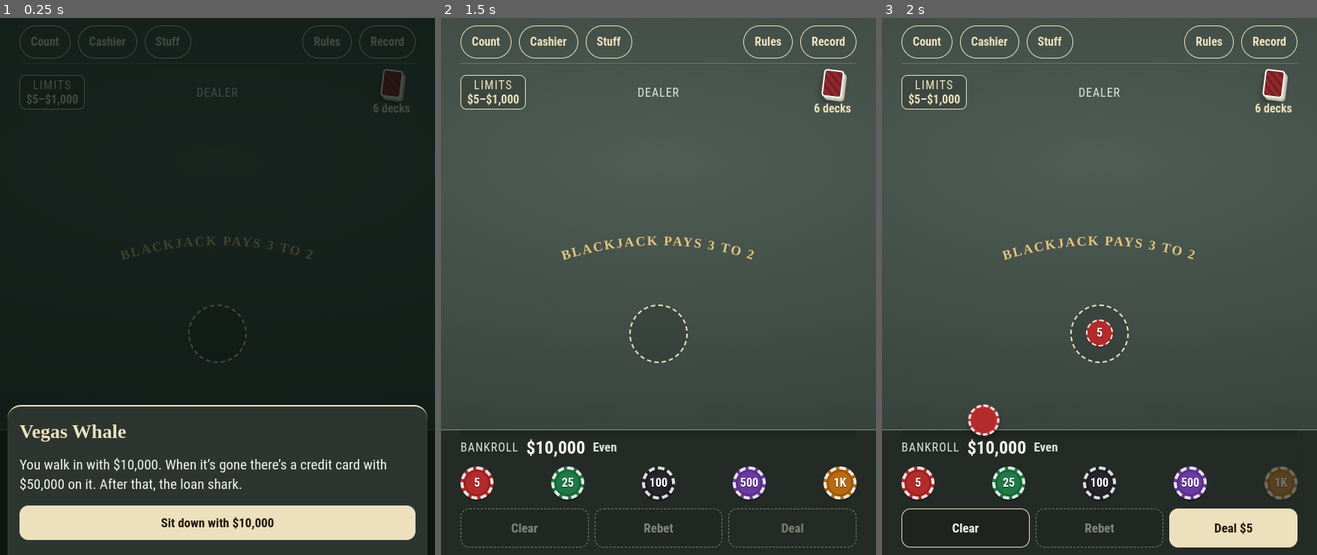
Above: before the commit, frames 1-3 (left to right).
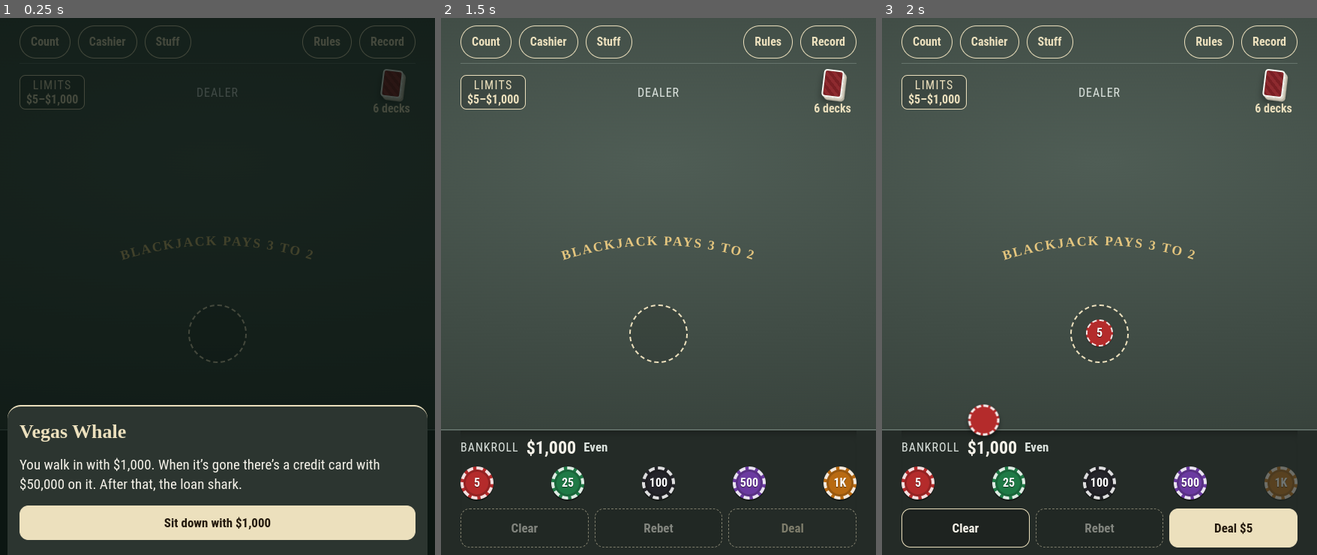
Above: after the commit, the same moments.

Repository: ahnnyc/Blackjack-
Game: browser game, page index.html
Same seed, same stepped clock (60 frames per second), same inputs: the game is played once before the commit and once after it.
Inputs (mouse positions are in pixels of both pictures, inside the frame that each line leads up to):
- Up to frame 1 (0.25 s): no input
- Up to frame 2 (1.5 s): click (658, 248) at 0.27 s; click (658, 254) at 1.07 s; click "Sit down with $10,000" (after the commit: "Sit down with $1,000") at 1.27 s
- Up to frame 3 (2 s): click (1051, 243) at 1.67 s; click "5" at 1.87 s

The runs differ from the first frame. In frame 1, 0.8% of the frame differs, in the area x 29-89%, y 82-96%; in frame 2, 0.2%; in frame 3, 0.2%.

Commit message:
Start with $1,000 instead of $10,000; table openings cut to match
New games start with $1,000. The amounts that open each table are a tenth of
what they were: 4 decks at $1,250 in chips or $150 bet, 2 decks at $7,500 or
$5,000 bet, 1 deck at $100,000 or $200,000 bet. Table betting limits, the
credit card and the loan shark are unchanged.

Co-Authored-By: Claude Opus 5.5 <noreply@anthropic.com>
Claude-Session: https://claude.ai/code/session_01Ni3H8SV282AXbcyQkGx1DY

Diff:
--- a/index.html
+++ b/index.html
@@ -426,7 +426,7 @@
     <div class="phead"><h2 id="deadH">Game over</h2></div>
     <div class="fence-art" aria-hidden="true">🦈</div>
     <p class="fence-say" id="deadText"></p>
-    <button class="btn primary" type="button" id="deadStart">Start over with $10,000</button>
+    <button class="btn primary" type="button" id="deadStart">Start over with $1,000</button>
   </div>
 </div>
 
@@ -444,7 +444,7 @@
   <div class="panel" role="dialog" aria-modal="true" aria-labelledby="bankH">
     <div class="phead"><h2 id="bankH">Choose your bankroll</h2><button class="topbtn" type="button" id="bankCancel">Cancel</button></div>
     <p class="fence-say" id="bankNote"></p>
-    <button class="btn primary" type="button" id="bankStart">Sit down with $10,000</button>
+    <button class="btn primary" type="button" id="bankStart">Sit down with $1,000</button>
   </div>
 </div>
 
@@ -456,16 +456,16 @@
 // (after debts) or by betting enough at the table below; once open it stays open for that game.
 const TABLES = [
   { d: 6, min: 5,   max: 1000,   chips: [5, 25, 100, 500, 1000] },
-  { d: 4, min: 25,  max: 5000,   chips: [25, 100, 500, 1000, 5000],      chipsNeed: 12500,   betNeed: 1500 },      // quick, so you learn tables exist
-  { d: 2, min: 100, max: 25000,  chips: [100, 500, 1000, 5000, 25000],   chipsNeed: 75000,   betNeed: 50000 },
-  { d: 1, min: 500, max: 100000, chips: [500, 1000, 5000, 25000, 100000], chipsNeed: 1000000, betNeed: 2000000 },  // the hard one
+  { d: 4, min: 25,  max: 5000,   chips: [25, 100, 500, 1000, 5000],      chipsNeed: 1250,    betNeed: 150 },      // quick, so you learn tables exist
+  { d: 2, min: 100, max: 25000,  chips: [100, 500, 1000, 5000, 25000],   chipsNeed: 7500,    betNeed: 5000 },
+  { d: 1, min: 500, max: 100000, chips: [500, 1000, 5000, 25000, 100000], chipsNeed: 100000,  betNeed: 200000 },  // the hard one
 ];
 const DENOMS = [100000, 25000, 5000, 1000, 500, 100, 25, 5];
 const chipLabel = v => v >= 1000 ? (v / 1000) + 'K' : String(v);
 const deckWord = d => d + (d === 1 ? ' deck' : ' decks');
 const deckTable = d => d + '-deck table';
-// Money: you walk in with $10,000. Then a credit card, then the loan shark.
-const START = 10000;
+// Money: you walk in with $1,000. Then a credit card, then the loan shark.
+const START = 1000;
 const CARD_LIMIT = 50000, CARD_RATE = 0.20, CARD_EVERY = 10;    // 20% interest added every 10 hands
 const SHARK_RATE = 0.20, SHARK_EVERY = 5, SHARK_MAX = 250000;     // he takes 20% of what you owe every 5 hands
 const pct = r => Math.round(r * 100) + '%';
@@ -1831,9 +1831,9 @@
 function openBank(first){
   $('bankH').textContent = first ? 'Vegas Whale' : 'Start over?';
   $('bankNote').textContent = first
-    ? 'You walk in with $10,000. When it’s gone there’s a credit card with $50,000 on it. After that, the loan shark.'
-    : 'You start again with $10,000. Your debts, your stuff and Guy’s opinion of you are wiped. Your record of past hands is kept.';
-  $('bankStart').textContent = first ? 'Sit down with $10,000' : 'Start over with $10,000';
+    ? 'You walk in with $1,000. When it’s gone there’s a credit card with $50,000 on it. After that, the loan shark.'
+    : 'You start again with $1,000. Your debts, your stuff and Guy’s opinion of you are wiped. Your record of past hands is kept.';
+  $('bankStart').textContent = first ? 'Sit down with $1,000' : 'Start over with $1,000';
   $('bankCancel').hidden = !!first;
   hideSheets(); $('bankSheet').hidden = false;
 }
--- a/sw.js
+++ b/sw.js
@@ -2,7 +2,7 @@
 // The game page itself is fetched fresh whenever the phone is online, so an update shows
 // on the very next open; the saved copy is used only when offline or the network is slow.
 // Change VERSION whenever index.html changes.
-const VERSION = 'bj-2026-11-26.18';
+const VERSION = 'bj-2026-11-26.19';
 const CORE = ['./', 'index.html', 'manifest.webmanifest', 'icon-180.png', 'icon-192.png', 'icon-512.png'];
 const PAGE_WAIT_MS = 3000;   // how long to wait for the network before using the saved copy
 
--- a/tools/cg-test.js
+++ b/tools/cg-test.js
@@ -1,4 +1,4 @@
-// Compulsive Gambler: the $10,000 start, the credit card, the loan shark (cut, warning, death), starting over,
+// Compulsive Gambler: the $1,000 start, the credit card, the loan shark (cut, warning, death), starting over,
 // Guy (buying, turning him down, the card that flies to Stuff), the Stuff cards, and the books adding up.
 const { chromium } = require('playwright'); const fs = require('fs'); const dir = __dirname;
 const HOOK = "window.__bj = { get S(){ return S; }, get history(){ return history; }, fenceOffer, fenceBuyback, guyDecline, appraise, get lastOffer(){ return lastOffer; }, fenceAfterHand, debtsAfterHand, tablesAfterHand, stashList, guy, guyOdds, applyMotion, render, saveLocal };\n";
--- a/tools/game.html
+++ b/tools/game.html
@@ -410,7 +410,7 @@
     <div class="phead"><h2 id="deadH">Game over</h2></div>
     <div class="fence-art" aria-hidden="true">🦈</div>
     <p class="fence-say" id="deadText"></p>
-    <button class="btn primary" type="button" id="deadStart">Start over with $10,000</button>
+    <button class="btn primary" type="button" id="deadStart">Start over with $1,000</button>
   </div>
 </div>
 
@@ -428,7 +428,7 @@
   <div class="panel" role="dialog" aria-modal="true" aria-labelledby="bankH">
     <div class="phead"><h2 id="bankH">Choose your bankroll</h2><button class="topbtn" type="button" id="bankCancel">Cancel</button></div>
     <p class="fence-say" id="bankNote"></p>
-    <button class="btn primary" type="button" id="bankStart">Sit down with $10,000</button>
+    <button class="btn primary" type="button" id="bankStart">Sit down with $1,000</button>
   </div>
 </div>
 
@@ -440,16 +440,16 @@
 // (after debts) or by betting enough at the table below; once open it stays open for that game.
 const TABLES = [
   { d: 6, min: 5,   max: 1000,   chips: [5, 25, 100, 500, 1000] },
-  { d: 4, min: 25,  max: 5000,   chips: [25, 100, 500, 1000, 5000],      chipsNeed: 12500,   betNeed: 1500 },      // quick, so you learn tables exist
-  { d: 2, min: 100, max: 25000,  chips: [100, 500, 1000, 5000, 25000],   chipsNeed: 75000,   betNeed: 50000 },
-  { d: 1, min: 500, max: 100000, chips: [500, 1000, 5000, 25000, 100000], chipsNeed: 1000000, betNeed: 2000000 },  // the hard one
+  { d: 4, min: 25,  max: 5000,   chips: [25, 100, 500, 1000, 5000],      chipsNeed: 1250,    betNeed: 150 },      // quick, so you learn tables exist
+  { d: 2, min: 100, max: 25000,  chips: [100, 500, 1000, 5000, 25000],   chipsNeed: 7500,    betNeed: 5000 },
+  { d: 1, min: 500, max: 100000, chips: [500, 1000, 5000, 25000, 100000], chipsNeed: 100000,  betNeed: 200000 },  // the hard one
 ];
 const DENOMS = [100000, 25000, 5000, 1000, 500, 100, 25, 5];
 const chipLabel = v => v >= 1000 ? (v / 1000) + 'K' : String(v);
 const deckWord = d => d + (d === 1 ? ' deck' : ' decks');
 const deckTable = d => d + '-deck table';
-// Money: you walk in with $10,000. Then a credit card, then the loan shark.
-const START = 10000;
+// Money: you walk in with $1,000. Then a credit card, then the loan shark.
+const START = 1000;
 const CARD_LIMIT = 50000, CARD_RATE = 0.20, CARD_EVERY = 10;    // 20% interest added every 10 hands
 const SHARK_RATE = 0.20, SHARK_EVERY = 5, SHARK_MAX = 250000;     // he takes 20% of what you owe every 5 hands
 const pct = r => Math.round(r * 100) + '%';
@@ -1815,9 +1815,9 @@
 function openBank(first){
   $('bankH').textContent = first ? 'Vegas Whale' : 'Start over?';
   $('bankNote').textContent = first
-    ? 'You walk in with $10,000. When it’s gone there’s a credit card with $50,000 on it. After that, the loan shark.'
-    : 'You start again with $10,000. Your debts, your stuff and Guy’s opinion of you are wiped. Your record of past hands is kept.';
-  $('bankStart').textContent = first ? 'Sit down with $10,000' : 'Start over with $10,000';
+    ? 'You walk in with $1,000. When it’s gone there’s a credit card with $50,000 on it. After that, the loan shark.'
+    : 'You start again with $1,000. Your debts, your stuff and Guy’s opinion of you are wiped. Your record of past hands is kept.';
+  $('bankStart').textContent = first ? 'Sit down with $1,000' : 'Start over with $1,000';
   $('bankCancel').hidden = !!first;
   hideSheets(); $('bankSheet').hidden = false;
 }
